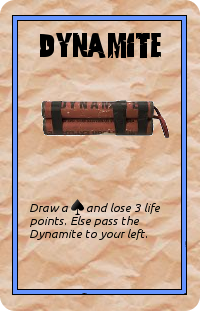
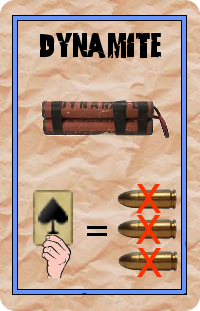
The second w=200, h=311 image is a revision of the first. Changes to its layers:
added layer "X #2" above "X #1" over [137, 248, 162, 277]
added layer "X #1" above "X" over [136, 215, 161, 244]
added layer "X" above "hand.jpe" over [136, 184, 161, 213]
added layer "hand.jpe" above "bullet.xcf copy #1" over [41, 234, 72, 279]
added layer "bullet.xcf copy #1" above "bullet.xcf copy" over [118, 251, 178, 271]
added layer "bullet.xcf copy" above "bullet.xcf" over [117, 219, 177, 239]
added layer "bullet.xcf" above "=" over [117, 189, 177, 209]
added layer "=" above "spades.jpe" over [87, 226, 107, 236]
painted on "spades.jpe" over [38, 197, 84, 234]
removed layer "Draw a and lose 3 life po..." over [30, 203, 160, 240]
added layer "small_card.xcf" above "DYNAMITE" over [33, 190, 73, 246]
